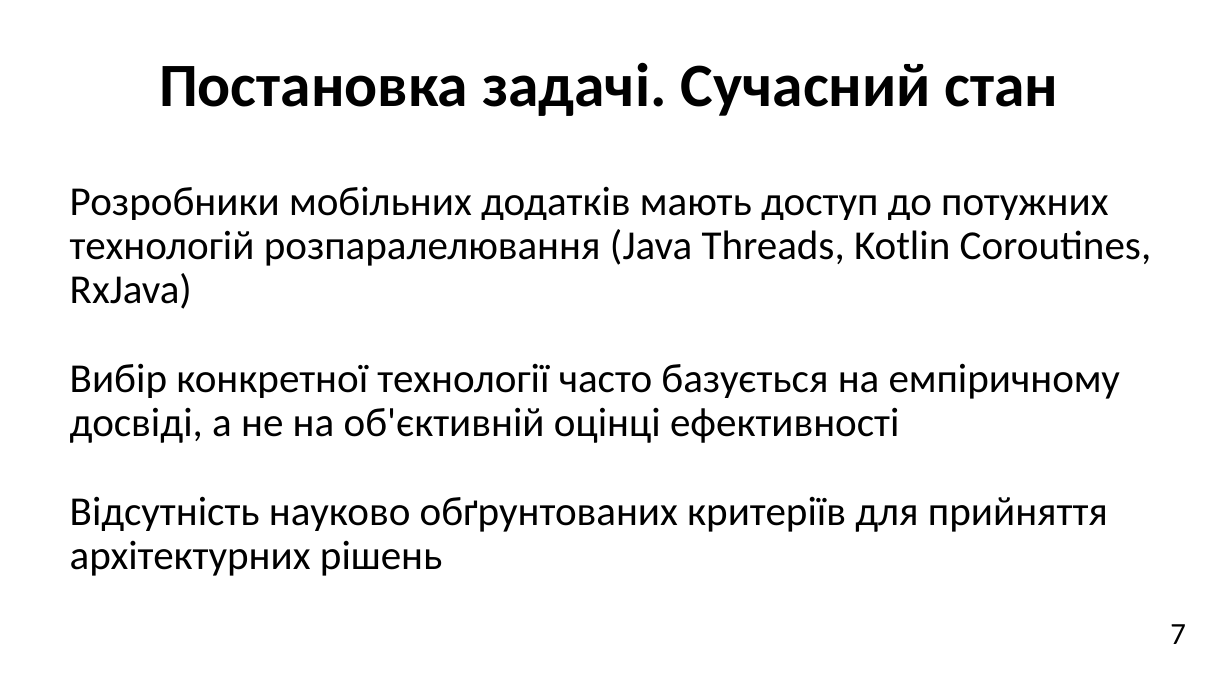
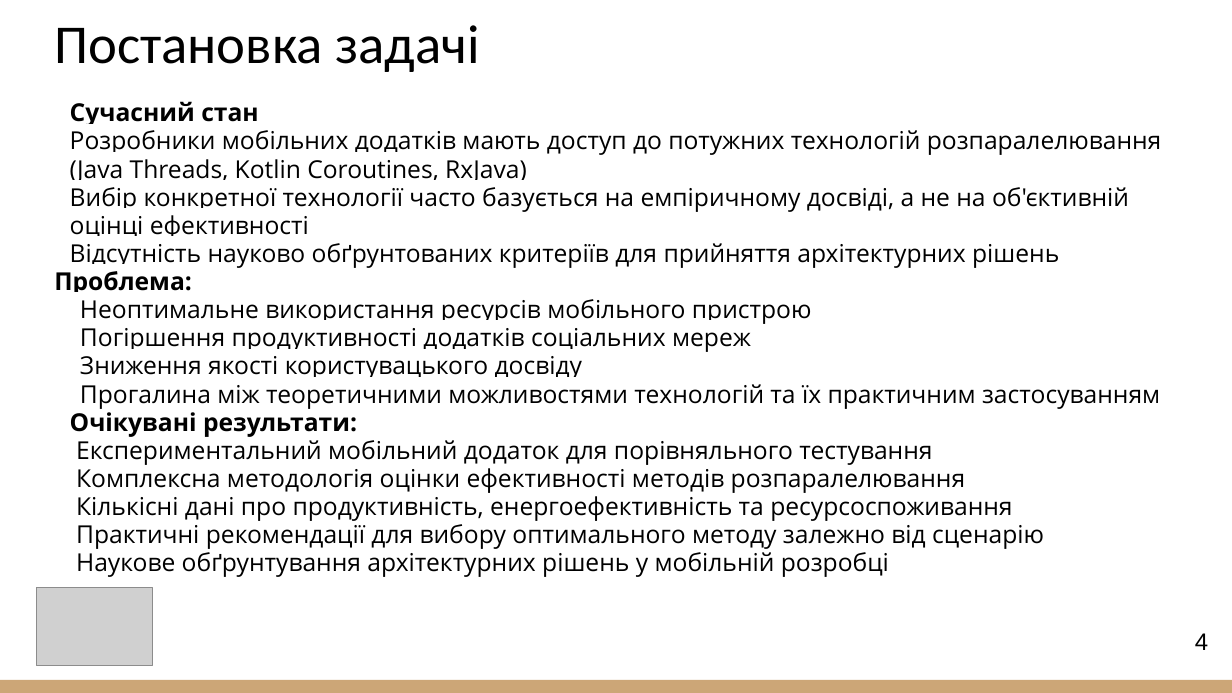
Before and after one commit to polina1836/android-image-processing-test, a slide deck: slide 4 of 2025_М_ПІ_ІПЗ- 23-4_Носова_П_В.pptx (slide 7 before the commit). Drawn at 1232x693 pixels with LibreOffice and Linux fonts; fonts in the diff are those of the drawing; grey boxes stand for pictures. Boxes give left, top, right and bottom in pixels: in the first picture for what was removed or moved away, otherwise in the second. Text is boxed around its words. In the diff, an @@ line names an element or a change of style, - is before the commit and + after.

```diff
--- a/2025_М_ПІ_ІПЗ- 23-4_Носова_П_В.pptx
+++ b/2025_М_ПІ_ІПЗ- 23-4_Носова_П_В.pptx
@@ title at [54, 25, 479, 72]: text changed; size 36 to 32 pt; bold off @@
-Постановка задачі. Сучасний стан
+Постановка задачі
@@ text "Сучасний стан": place and size @@
-text "Сучасний стан" at [70, 186, 1152, 576]
+text "Сучасний стан" at [54, 101, 1162, 577]
@@ text at [70, 101, 258, 124]: paragraph added @@
+Сучасний стан
@@ text at [70, 130, 1162, 268]: size 24 to 14.4 pt, font Calibri to Open Sans in "Розробники мобільних додатків мають доступ до потужних ...", "Вибір конкретної технології часто базується на емпіричному ...", "Відсутність науково обґрунтованих критеріїв для прийняття ар ..."; line spacing 0.9 to 0.95 @@
@@ text at [54, 271, 1160, 577]: paragraphs added @@
+Проблема:
+Неоптимальне використання ресурсів мобільного пристрою
+Погіршення продуктивності додатків соціальних мереж
+Зниження якості користувацького досвіду
+Прогалина між теоретичними можливостями технологій та їх практичним застосуванням
+Очікувані результати:
+Експериментальний мобільний додаток для порівняльного тестування
+Комплексна методологія оцінки ефективності методів розпаралелювання
+Кількісні дані про продуктивність, енергоефективність та ресурсоспоживання
+Практичні рекомендації для вибору оптимального методу залежно від сценарію
+Наукове обґрунтування архітектурних рішень у мобільній розробці
@@ picture added at [36, 588, 152, 667] @@
@@ page number at [1195, 633, 1208, 650]: text changed; size 18 to 14 pt; font Calibri to Arial @@
-7
+4
@@ rectangle added at [0, 680, 1232, 693], fill #CCA677 @@
```
Also in this commit, not shown: 7 other slides changed, 4 slides added, 12 slides removed, 1 other file.
